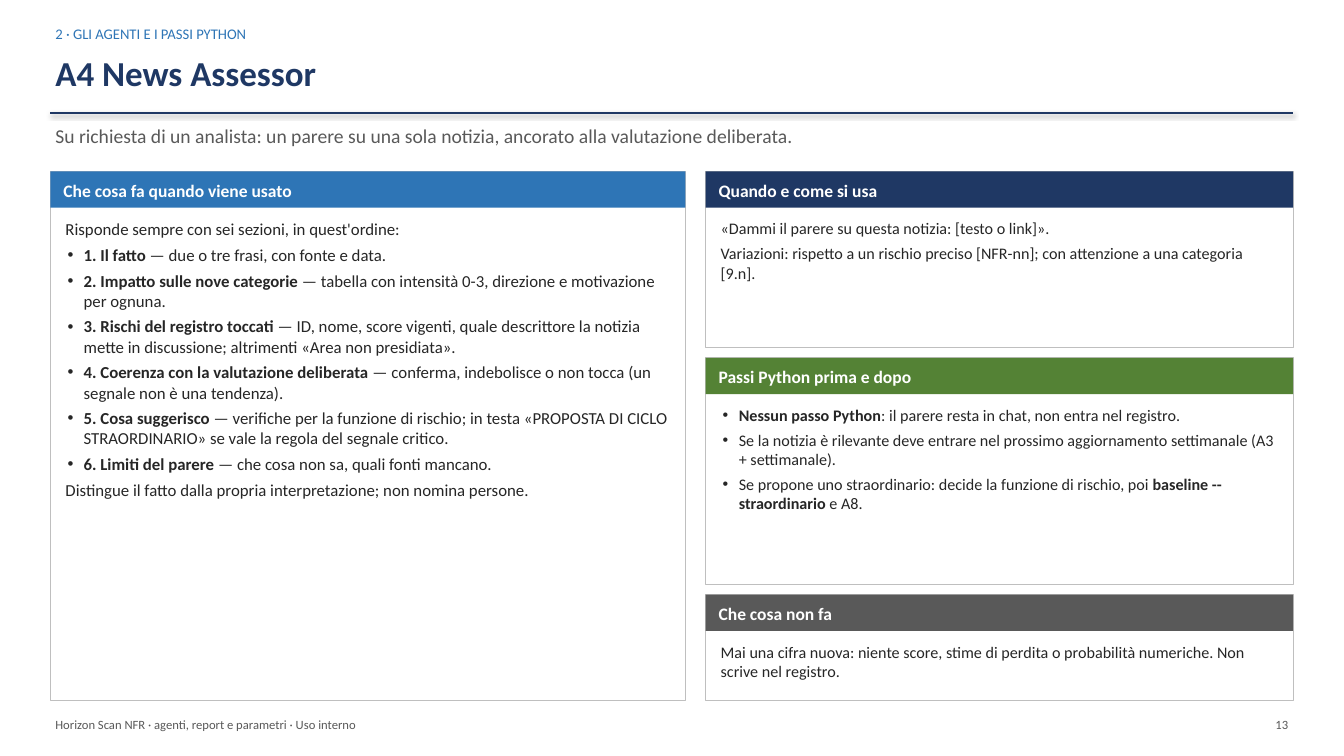
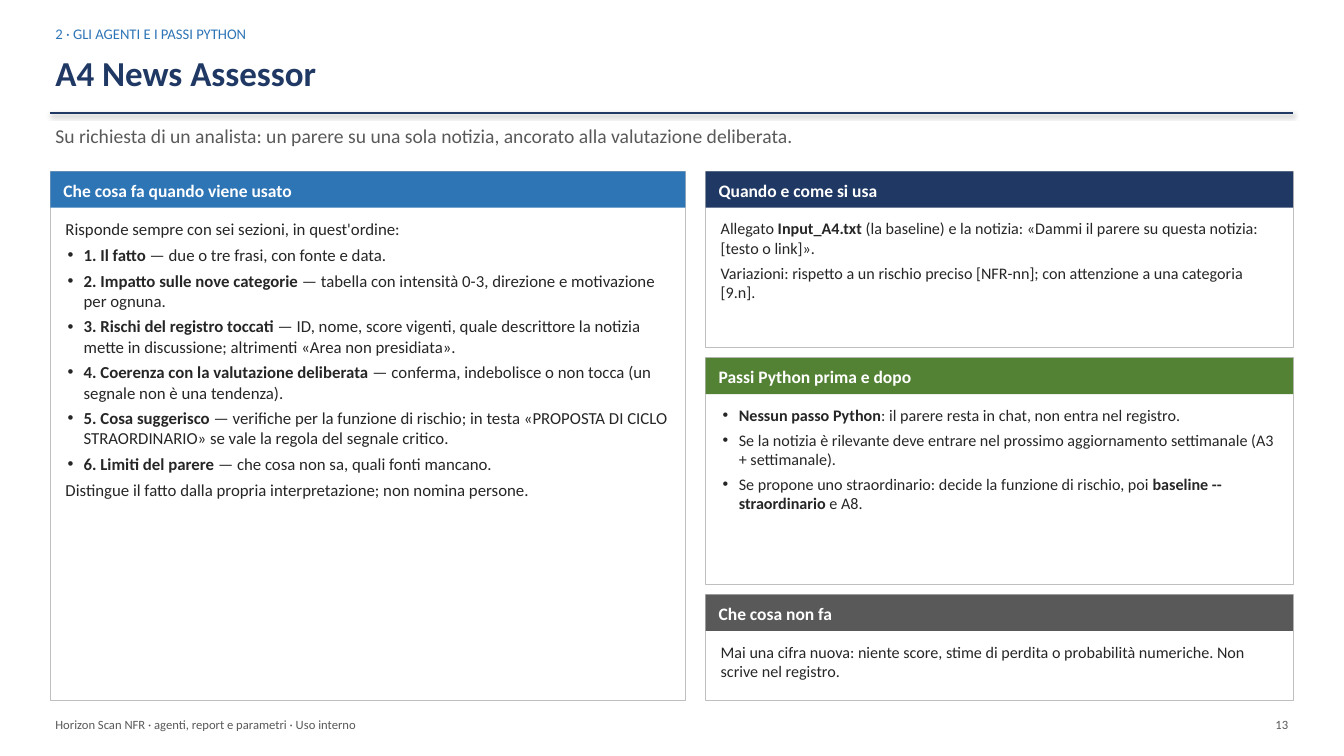
Before and after one commit to Corrado-70/NFR-Horizon-Agents, a slide deck: slide 13 of Presentazione/Horizon_Scan_NFR_presentazione.pptx. Drawn at 1344x756 pixels with LibreOffice and Linux fonts; fonts in the diff are those of the drawing. Boxes give left, top, right and bottom in pixels: in the first picture for what was removed or moved away, otherwise in the second. Text is boxed around its words. In the diff, an @@ line names an element or a change of style, - is before the commit and + after.

```diff
--- a/Presentazione/Horizon_Scan_NFR_presentazione.pptx
+++ b/Presentazione/Horizon_Scan_NFR_presentazione.pptx
@@ text at <box>721,222,1258,257</box>: text changed @@
-«Dammi il parere su questa notizia: [testo o link]».
+Allegato Input_A4.txt (la baseline) e la notizia: «Dammi il parere su questa notizia: [testo o link]».
```
Also in this commit, not shown: 50 other slides changed, 1 slide added, 51 other files.
